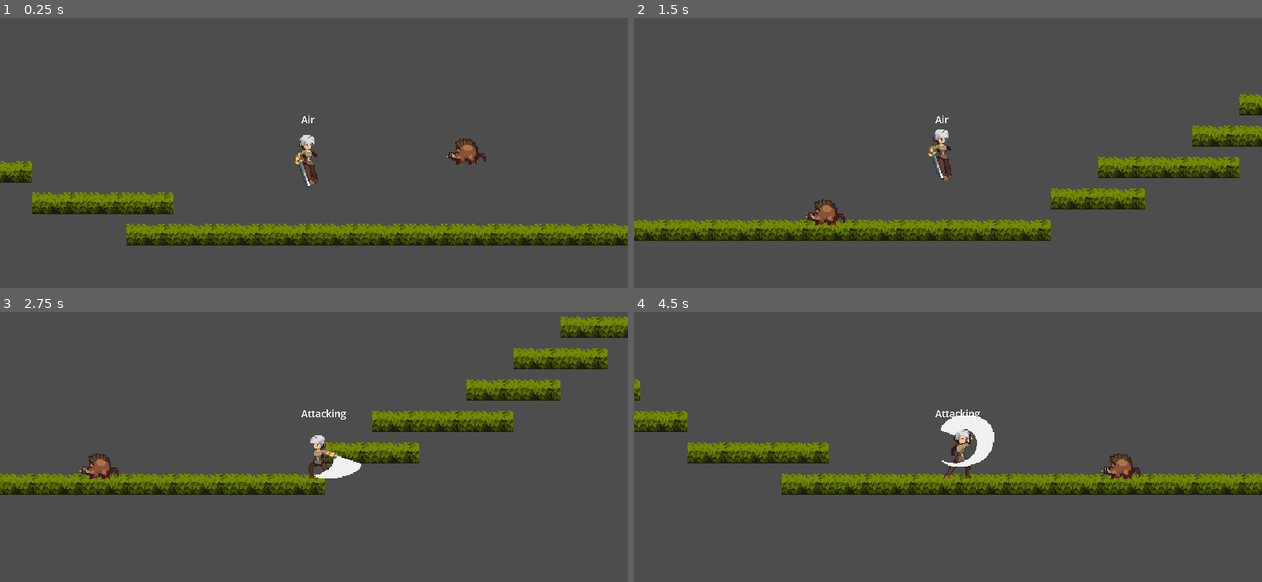
Above: before the commit, frames 1-4 (two rows, left to right).
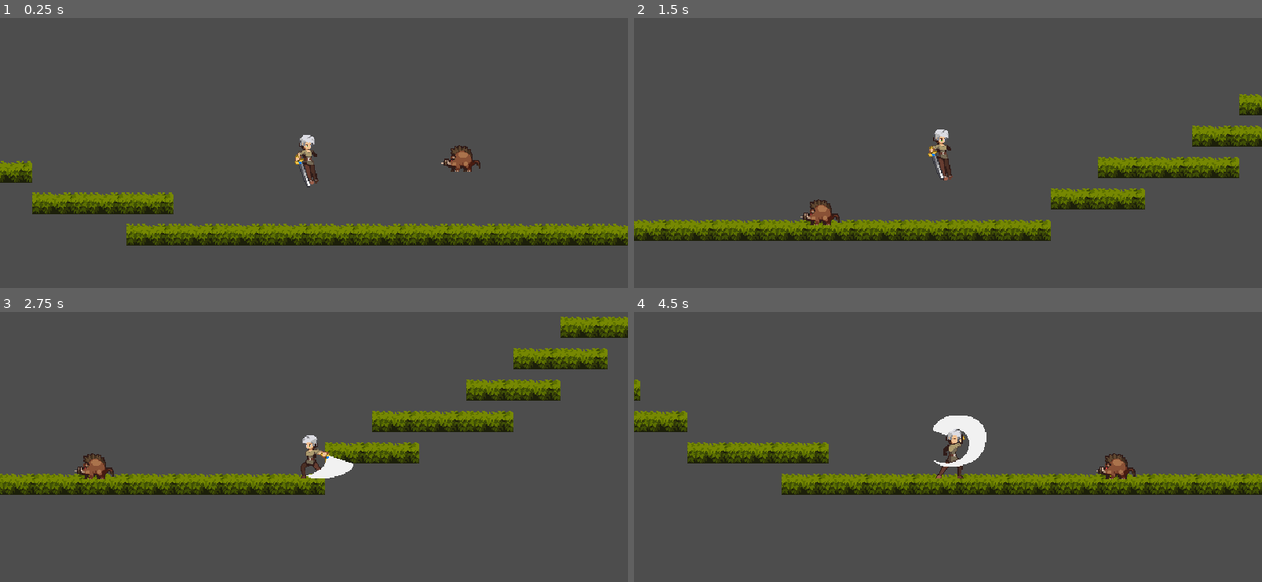
Above: after the commit, the same moments.

Repository: hatz2/blade-of-the-fallen
Game: Godot game, scene res://test_world/test_world.tscn
Same seed, same stepped clock (60 frames per second), same inputs: the game is played once before the commit and once after it.
Inputs:
- Up to frame 1 (0.25 s): no input
- Up to frame 2 (1.5 s): tap Enter (ui_accept) at 0.5 s; hold F (attack) 0.53-1.28 s; hold Right (run_right) from 0.53 s (still down); tap Up (jump) at 0.77 s; tap F (attack) at 1.35 s
- Up to frame 3 (2.75 s): tap Up (jump) at 1.52 s; release Right (run_right) at 2.03 s; hold Left (run_left) from 2.03 s (still down); hold F (attack) from 2.03 s (still down)
- Up to frame 4 (4.5 s): release F (attack) at 2.78 s; tap F (attack) at 2.85, 4.35 s; tap Up (jump) at 3.02, 3.77 s; hold F (attack) 3.53-4.28 s; release Left (run_left) at 4.28 s; hold Right (run_right) from 4.28 s (still down)

The runs differ from the first frame. In frame 1, 0.5% of the frame differs, in the area x 48-78%, y 36-57%; in frame 2, 0.4%; in frame 3, 1.1%; in frame 4, 1.3%, in the area x 47-81%, y 36-62%.

Commit message:
Updated player and changed texture folder name to assets

Diff:
--- a/monster/monster.tscn
+++ b/monster/monster.tscn
@@ -1,10 +1,10 @@
 [gd_scene load_steps=28 format=3 uid="uid://lwdox3loupxq"]
 
-[ext_resource type="Texture2D" uid="uid://113woi6kbiw1" path="res://textures/Legacy-Fantasy - High Forest 2.3/Mob/Boar/Hit-Vanish/Hit-Sheet.png" id="1_f875e"]
-[ext_resource type="Texture2D" uid="uid://datufyi5thwhk" path="res://textures/Legacy-Fantasy - High Forest 2.3/Mob/Boar/Idle/Idle-Sheet.png" id="1_noomr"]
+[ext_resource type="Texture2D" uid="uid://113woi6kbiw1" path="res://assets/Legacy-Fantasy - High Forest 2.3/Mob/Boar/Hit-Vanish/Hit-Sheet.png" id="1_f875e"]
+[ext_resource type="Texture2D" uid="uid://datufyi5thwhk" path="res://assets/Legacy-Fantasy - High Forest 2.3/Mob/Boar/Idle/Idle-Sheet.png" id="1_noomr"]
 [ext_resource type="Script" path="res://monster/monster.gd" id="1_x7jo7"]
-[ext_resource type="Texture2D" uid="uid://1015p53d038r" path="res://textures/Legacy-Fantasy - High Forest 2.3/Mob/Boar/Run/Run-Sheet.png" id="2_rwokc"]
-[ext_resource type="Texture2D" uid="uid://bisjd50wnmuoa" path="res://textures/Legacy-Fantasy - High Forest 2.3/Mob/Boar/Walk/Walk-Base-Sheet.png" id="3_dpg0l"]
+[ext_resource type="Texture2D" uid="uid://1015p53d038r" path="res://assets/Legacy-Fantasy - High Forest 2.3/Mob/Boar/Run/Run-Sheet.png" id="2_rwokc"]
+[ext_resource type="Texture2D" uid="uid://bisjd50wnmuoa" path="res://assets/Legacy-Fantasy - High Forest 2.3/Mob/Boar/Walk/Walk-Base-Sheet.png" id="3_dpg0l"]
 
 [sub_resource type="AtlasTexture" id="AtlasTexture_g2jp3"]
 atlas = ExtResource("1_f875e")
--- a/player/player.tscn
+++ b/player/player.tscn
@@ -1,10 +1,10 @@
 [gd_scene load_steps=45 format=3 uid="uid://cve55lkj8fx40"]
 
-[ext_resource type="Texture2D" uid="uid://bdygcu6cm3nkc" path="res://textures/Legacy-Fantasy - High Forest 2.3/Character/Attack-01/Attack-01-Sheet.png" id="1_drosy"]
+[ext_resource type="Texture2D" uid="uid://bdygcu6cm3nkc" path="res://assets/Legacy-Fantasy - High Forest 2.3/Character/Attack-01/Attack-01-Sheet.png" id="1_drosy"]
 [ext_resource type="Script" path="res://player/player.gd" id="1_yrp23"]
-[ext_resource type="Texture2D" uid="uid://b68at0a6qb48y" path="res://textures/Legacy-Fantasy - High Forest 2.3/Character/Idle/Idle-Sheet.png" id="3_odhdv"]
-[ext_resource type="Texture2D" uid="uid://co265ble0gul4" path="res://textures/Legacy-Fantasy - High Forest 2.3/Character/Jumlp-All/Jump-All-Sheet.png" id="4_ut875"]
-[ext_resource type="Texture2D" uid="uid://bniudawx2mwu3" path="res://textures/Legacy-Fantasy - High Forest 2.3/Character/Run/Run-Sheet.png" id="5_je3qk"]
+[ext_resource type="Texture2D" uid="uid://b68at0a6qb48y" path="res://assets/Legacy-Fantasy - High Forest 2.3/Character/Idle/Idle-Sheet.png" id="3_odhdv"]
+[ext_resource type="Texture2D" uid="uid://co265ble0gul4" path="res://assets/Legacy-Fantasy - High Forest 2.3/Character/Jumlp-All/Jump-All-Sheet.png" id="4_ut875"]
+[ext_resource type="Texture2D" uid="uid://bniudawx2mwu3" path="res://assets/Legacy-Fantasy - High Forest 2.3/Character/Run/Run-Sheet.png" id="5_je3qk"]
 [ext_resource type="Script" path="res://state_machine/state_machine.gd" id="6_sjrvo"]
 [ext_resource type="Script" path="res://player/states/ground.gd" id="7_chkis"]
 [ext_resource type="Script" path="res://player/states/air.gd" id="8_ck788"]
@@ -182,7 +182,7 @@
 "times": PackedFloat32Array(0),
 "transitions": PackedFloat32Array(1),
 "update": 0,
-"values": [Vector2(-40, -40)]
+"values": [Vector2(-48, -40)]
 }
 
 [sub_resource type="Animation" id="Animation_bvr3q"]
@@ -515,6 +515,7 @@
 animation_tree = NodePath("../../AnimationTree")
 
 [node name="Label" type="Label" parent="." node_paths=PackedStringArray("state_machine")]
+visible = false
 offset_left = -13.0
 offset_top = -49.0
 offset_right = 2754.0
--- a/test_world/test_world.tscn
+++ b/test_world/test_world.tscn
@@ -1,6 +1,6 @@
 [gd_scene load_steps=6 format=3 uid="uid://c40a3syfdflvo"]
 
-[ext_resource type="Texture2D" uid="uid://b3cyi1uk2rag4" path="res://textures/Legacy-Fantasy - High Forest 2.3/Assets/Tiles.png" id="1_driko"]
+[ext_resource type="Texture2D" uid="uid://b3cyi1uk2rag4" path="res://assets/Legacy-Fantasy - High Forest 2.3/Assets/Tiles.png" id="1_driko"]
 [ext_resource type="PackedScene" uid="uid://cve55lkj8fx40" path="res://player/player.tscn" id="2_4yt03"]
 [ext_resource type="PackedScene" uid="uid://lwdox3loupxq" path="res://monster/monster.tscn" id="3_huu0s"]
 
@@ -1422,4 +1422,4 @@
 zoom = Vector2(3, 3)
 
 [node name="Monster" parent="." instance=ExtResource("3_huu0s")]
-position = Vector2(860, 445)
+position = Vector2(855, 452)
Renamed: textures/Legacy-Fantasy - High Forest 2.3/Assets/Buildings.aseprite -> assets/Legacy-Fantasy - High Forest 2.3/Assets/Buildings.aseprite
Renamed: textures/Legacy-Fantasy - High Forest 2.3/Assets/Buildings.png -> assets/Legacy-Fantasy - High Forest 2.3/Assets/Buildings.png
Not shown, added: assets/Legacy-Fantasy - High Forest 2.3/Assets/Buildings.png.import
Renamed: textures/Legacy-Fantasy - High Forest 2.3/Assets/Hive.aseprite -> assets/Legacy-Fantasy - High Forest 2.3/Assets/Hive.aseprite
Renamed: textures/Legacy-Fantasy - High Forest 2.3/Assets/Hive.png -> assets/Legacy-Fantasy - High Forest 2.3/Assets/Hive.png
Not shown, added: assets/Legacy-Fantasy - High Forest 2.3/Assets/Hive.png.import
Renamed: textures/Legacy-Fantasy - High Forest 2.3/Assets/Interior-01.png -> assets/Legacy-Fantasy - High Forest 2.3/Assets/Interior-01.png
Not shown, added: assets/Legacy-Fantasy - High Forest 2.3/Assets/Interior-01.png.import
Renamed: textures/Legacy-Fantasy - High Forest 2.3/Assets/Props-Rocks.aseprite -> assets/Legacy-Fantasy - High Forest 2.3/Assets/Props-Rocks.aseprite
Renamed: textures/Legacy-Fantasy - High Forest 2.3/Assets/Props-Rocks.png -> assets/Legacy-Fantasy - High Forest 2.3/Assets/Props-Rocks.png
Not shown, added: assets/Legacy-Fantasy - High Forest 2.3/Assets/Props-Rocks.png.import
Renamed: textures/Legacy-Fantasy - High Forest 2.3/Assets/Sprite-0011.aseprite -> assets/Legacy-Fantasy - High Forest 2.3/Assets/Sprite-0011.aseprite
(and 147 more such lines)
